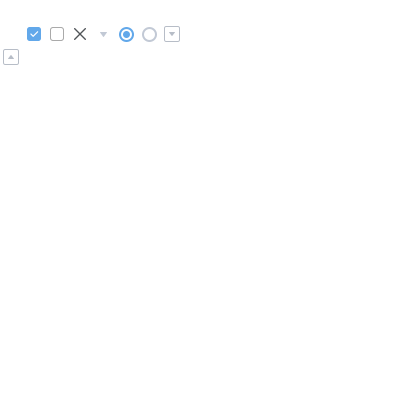
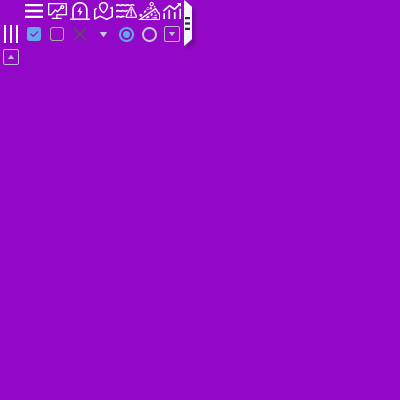
The second 400x400 image is a revision of the first. Changes to its layers:
added layer "矢量智能对象 副本 2" (1st of 2) above "形状 1 副本 6" over <box>183,0,199,53</box>
showed "图层 1" over <box>0,0,400,400</box>
